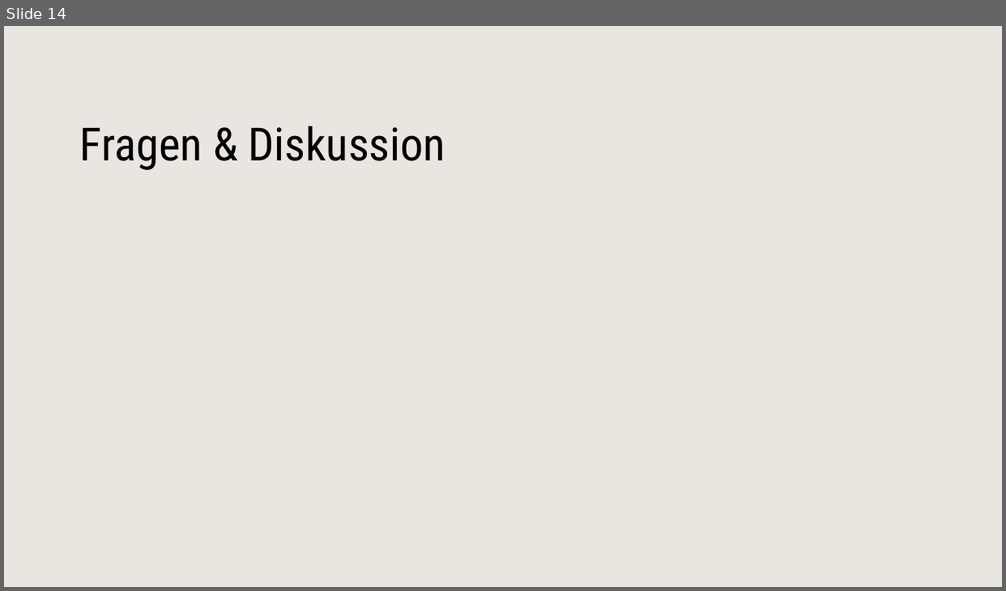
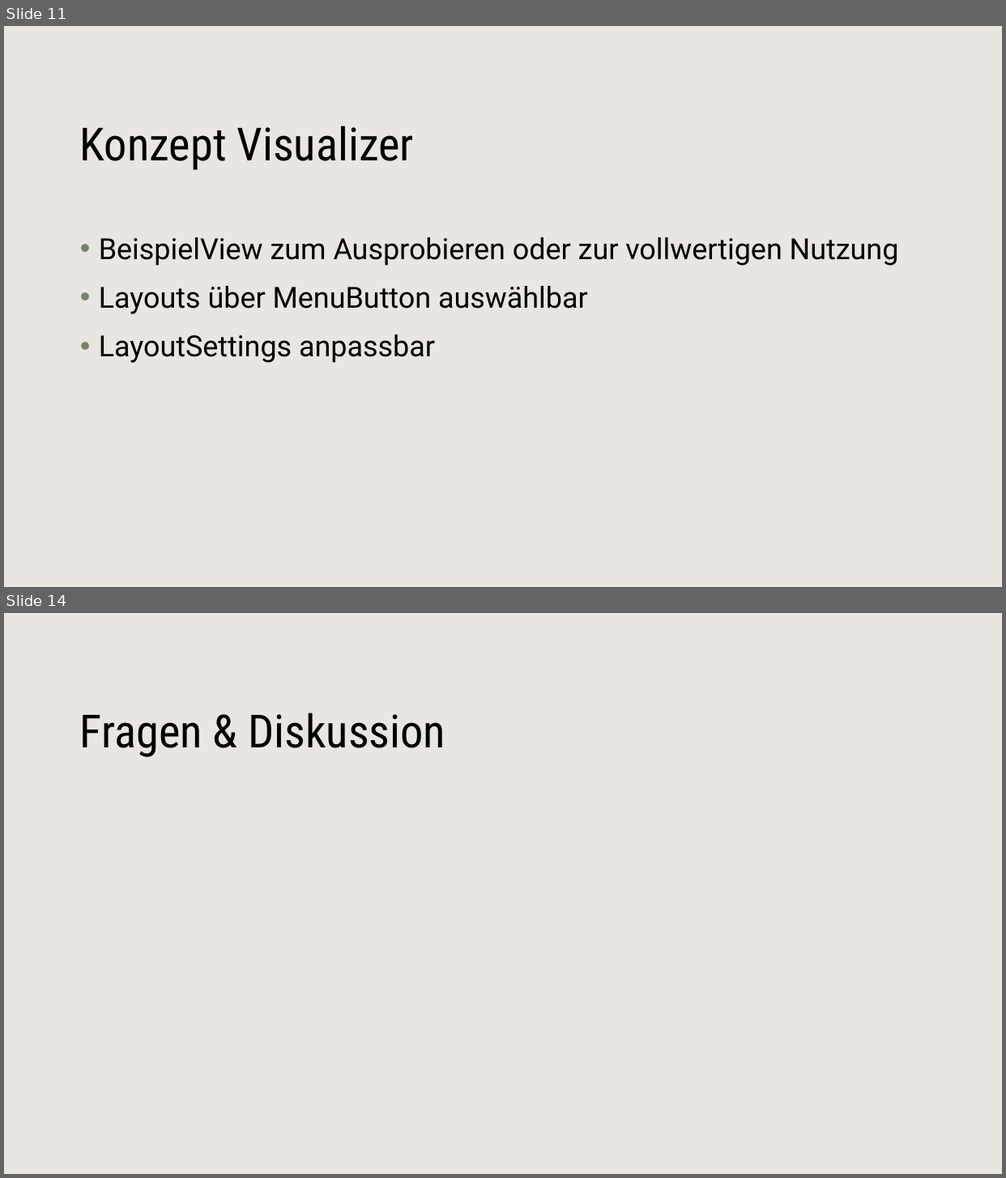
Before and after one commit to ZhRaL/MilitaryIdleGame, a slide deck: Skizzen/verteidigunspräsi.pptx. Shown one above the other, each under a label of ours: slide 14 before the commit, slides 11 and 14 after it; the slides between them are not shown. The pictures are 1006x591 and 1006x1178 pixels, drawn with LibreOffice and Linux fonts; fonts in the diff are those of the drawing; background and template pictures are left out. Boxes give left, top, right and bottom in pixels: in the first picture for what was removed or moved away, otherwise in the second. Text is boxed around its words. In the diff, an @@ line names an element or a change of style, - is before the commit and + after.

```diff
--- a/Skizzen/verteidigunspräsi.pptx
+++ b/Skizzen/verteidigunspräsi.pptx
@@ slide 11 added at (x1=4, y1=26, x2=1002, y2=587), background #FFFFFF; not listed: 1 template element that a slide beside it also shows @@
@@ text added at (x1=80, y1=126, x2=414, y2=170), 44 pt, text #000000 @@
+Konzept Visualizer
@@ text added at (x1=99, y1=237, x2=899, y2=363), 28 pt, text #000000 @@
+• BeispielView zum Ausprobieren oder zur vollwertigen Nutzung
+• Layouts über MenuButton auswählbar
+• LayoutSettings anpassbar
```
Also in this commit, not shown: 3 slides changed, 9 other slides added, 10 slides removed, 13 other files.
